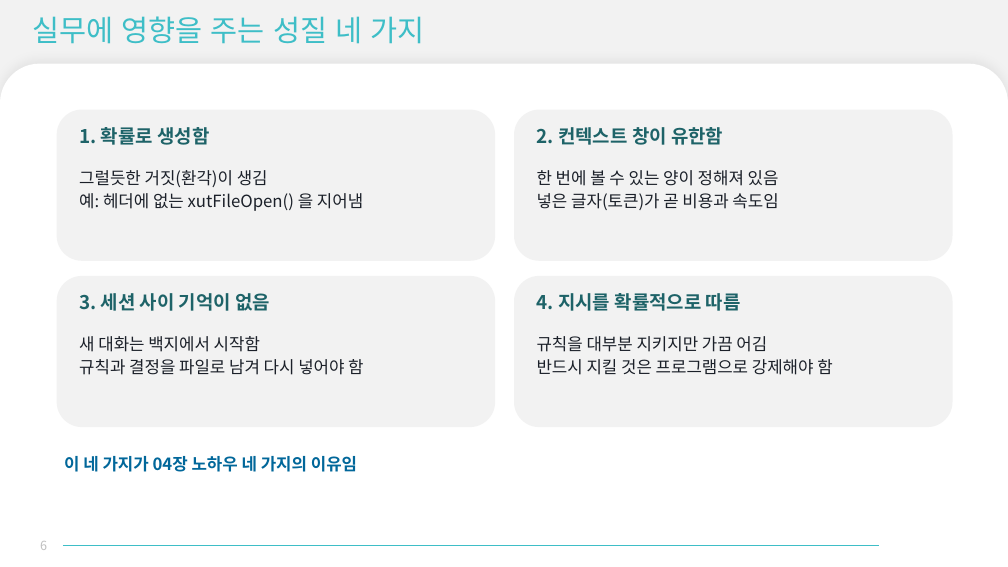
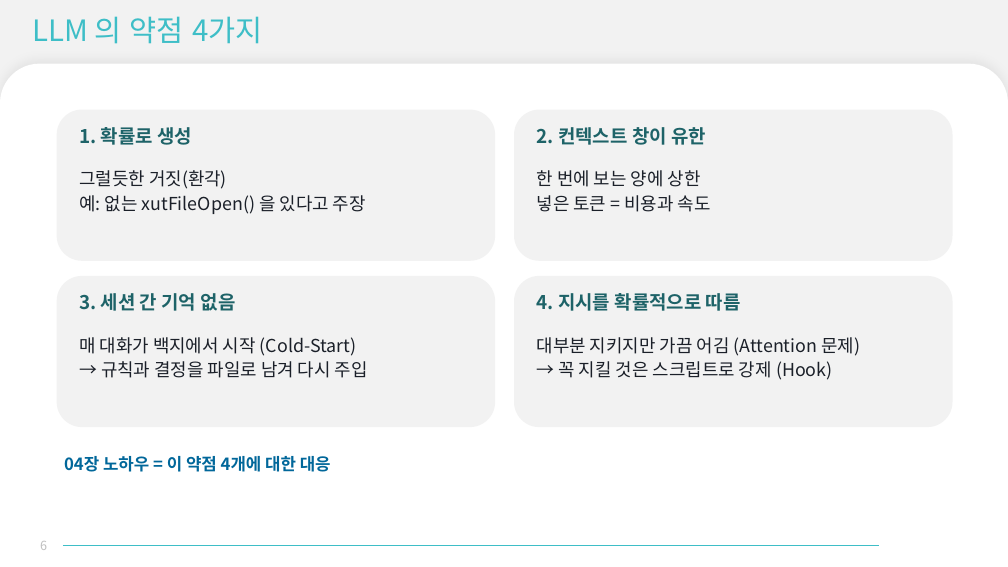
Before and after one commit to evespimrose/SVD-Harness, a slide deck: slide 6 of docs/presentation/LLM-도입-발표.pptx. Drawn at 1008x567 pixels with LibreOffice and Linux fonts; fonts in the diff are those of the drawing; background and template pictures are left out. Boxes give left, top, right and bottom in pixels: in the first picture for what was removed or moved away, otherwise in the second. Text is boxed around its words. In the diff, an @@ line names an element or a change of style, - is before the commit and + after.

```diff
--- a/docs/presentation/LLM-도입-발표.pptx
+++ b/docs/presentation/LLM-도입-발표.pptx
@@ title at [32, 16, 262, 44]: text changed @@
-실무에 영향을 주는 성질 네 가지
+LLM 의 약점 4가지
@@ text at [79, 127, 192, 145]: text changed @@
-1. 확률로 생성함
+1. 확률로 생성
@@ text at [537, 127, 706, 145]: text changed @@
-2. 컨텍스트 창이 유한함
+2. 컨텍스트 창이 유한
@@ text at [79, 170, 366, 214]: text changed; size 16 to 17 pt @@
-그럴듯한 거짓(환각)이 생김
-예: 헤더에 없는 xutFileOpen() 을 지어냄
+그럴듯한 거짓(환각)
+예: 없는 xutFileOpen() 을 있다고 주장
@@ text at [537, 170, 711, 212]: text changed; size 16 to 17 pt @@
-한 번에 볼 수 있는 양이 정해져 있음
-넣은 글자(토큰)가 곧 비용과 속도임
+한 번에 보는 양에 상한
+넣은 토큰 = 비용과 속도
@@ text at [79, 293, 236, 311]: text changed @@
-3. 세션 사이 기억이 없음
+3. 세션 간 기억 없음
@@ text at [79, 337, 368, 378]: text changed; size 16 to 17 pt @@
-새 대화는 백지에서 시작함
-규칙과 결정을 파일로 남겨 다시 넣어야 함
+매 대화가 백지에서 시작 (Cold-Start)
+→ 규칙과 결정을 파일로 남겨 다시 주입
@@ text at [537, 337, 860, 380]: text changed; size 16 to 17 pt @@
-규칙을 대부분 지키지만 가끔 어김
-반드시 지킬 것은 프로그램으로 강제해야 함
+대부분 지키지만 가끔 어김 (Attention 문제)
+→ 꼭 지킬 것은 스크립트로 강제 (Hook)
@@ text at [64, 456, 331, 472]: text changed @@
-이 네 가지가 04장 노하우 네 가지의 이유임
+04장 노하우 = 이 약점 4개에 대한 대응
```
Also in this commit, not shown: 27 other slides changed, 2 slides added.
